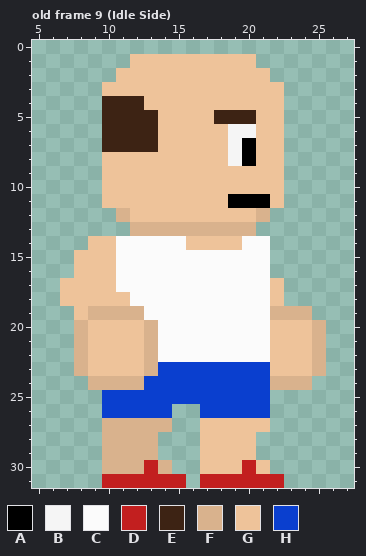
File history of a pixel-art file, build/Aseprite files/player Model template.aseprite. That is the earlier state.
32x32 pixels, 16 frames. Colours within 5 levels of each other are drawn and written as one. Shown: old frame 9 (Idle Side): x 5..27, y 0..31. The commit also changed other frames, which this record leaves out.
Visible layers, top first: "Craig", "Layer 1", "Base", "Background".
Palette (. is transparent): A #000000  B #f5f5f5  C #fbfbfb  D #c21f1f  E #3d2314  F #d9b28d  G #eec39a  H #0a3fcf
Pixels before, old frame 9 (Idle Side), first column x 7:
 1 .....GGGGGGGGG.....
 2 ....GGGGGGGGGGG....
 3 ...GGGGGGGGGGGGG...
 4 ...EEEGGGGGGGGGG...
 5 ...EEEEGGGGEEEGG...
 6 ...EEEEGGGGGBBGG...
 7 ...EEEEGGGGGBAGG...
 8 ...GGGGGGGGGBAGG...
 9 ...GGGGGGGGGGGGG...
10 ...GGGGGGGGGGGGG...
11 ...GGGGGGGGGAAAG...
12 ....FGGGGGGGGGF....
13 .....FFFFFFFFF.....
14 ..GGCCCCCGGGGCC....
15 .GGGCCCCCCCCCCC....
16 .GGGCCCCCCCCCCC....
17 GGGGCCCCCCCCCCCG...
18 GGGGGCCCCCCCCCCG...
19 .GFFFFCCCCCCCCCFFF.
20 .FGGGGFCCCCCCCCGGGF
21 .FGGGGFCCCCCCCCGGGF
22 .FGGGGFCCCCCCCCGGGF
23 .FGGGGFHHHHHHHHGGGF
24 ..FFFFHHHHHHHHHFFF.
25 ...HHHHHHHHHHHH....
26 ...HHHHH..HHHHH....
27 ...FFFFF..GGGGG....
28 ...FFFF...GGGG.....
29 ...FFFF...GGGG.....
30 ...FFFDF..GGGDG....
31 ...DDDDDD.DDDDDD...
New version:
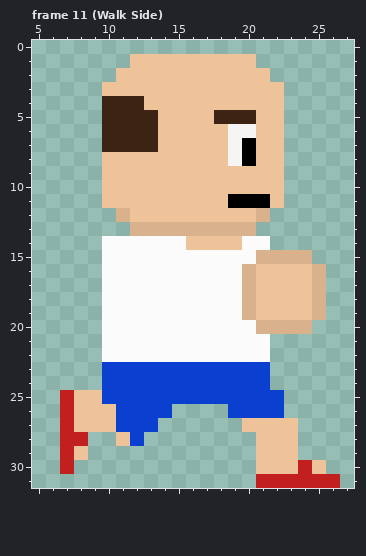
A new or re-ordered frame is compared with the old frame closest to it.
Log entry: Finished sideways run animation
From old to new:
layer "Hands" added
frames re-ordered
Changed rows in their new state; - is an unchanged pixel.
Frame 11 (Walk Side) against old frame 9 (Idle Side), layers "Craig", "Hands", "Base":
first column x 7:
14 --.C----------------
15 -..C----------FFFF--
16 -..C---------FGGGGF-
17 ...C---------FG-GGF-
18 ...CC--------FG-GGF-
19 -..CCC-------FGGGGF-
20 -..CCCC-------FFFF.-
21 -..CCCC--------....-
22 -..CCCC--------....-
23 -..HHHH--------....-
24 --.HHH---------...--
25 DGG------------H----
26 DGGG------..---H----
27 DGGGHHH.--...--GG---
28 DD-.GH.---....GGG---
29 DG-....---....GGG---
30 D--.....--....-GGDG-
31 ---......-....--DDDD
Boxes around the changes in both pictures, in picture pixels (x1, y1, x2, y2):
changed: (60, 236, 340, 488)
